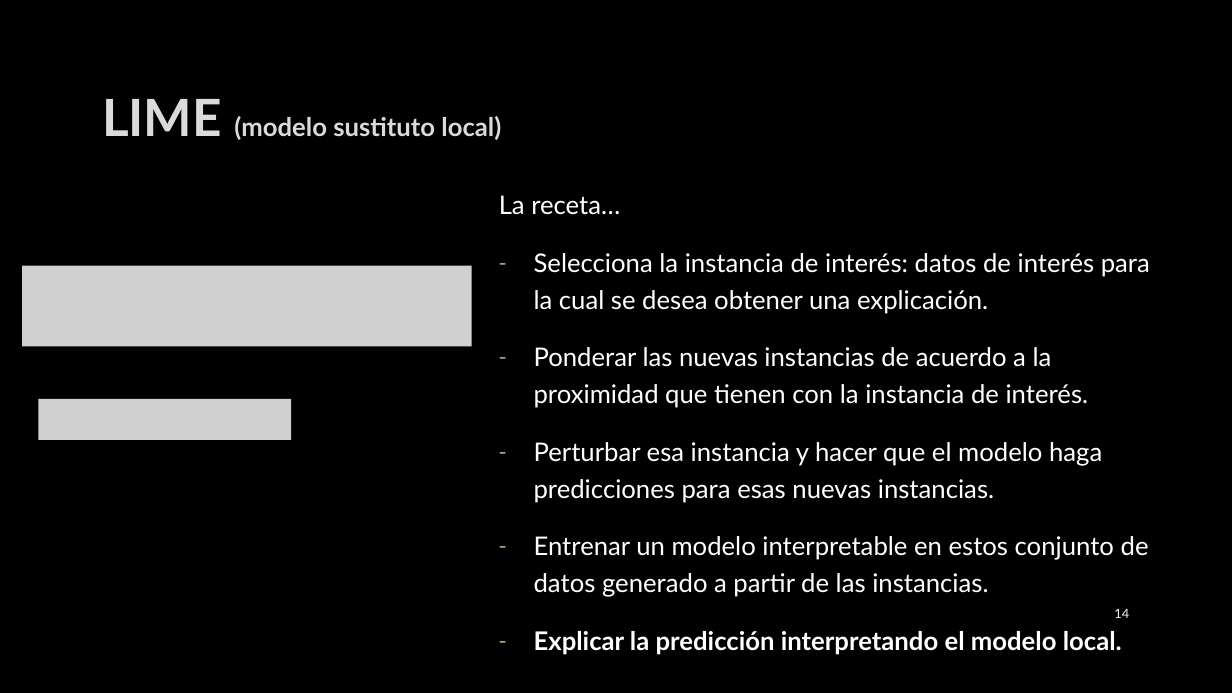
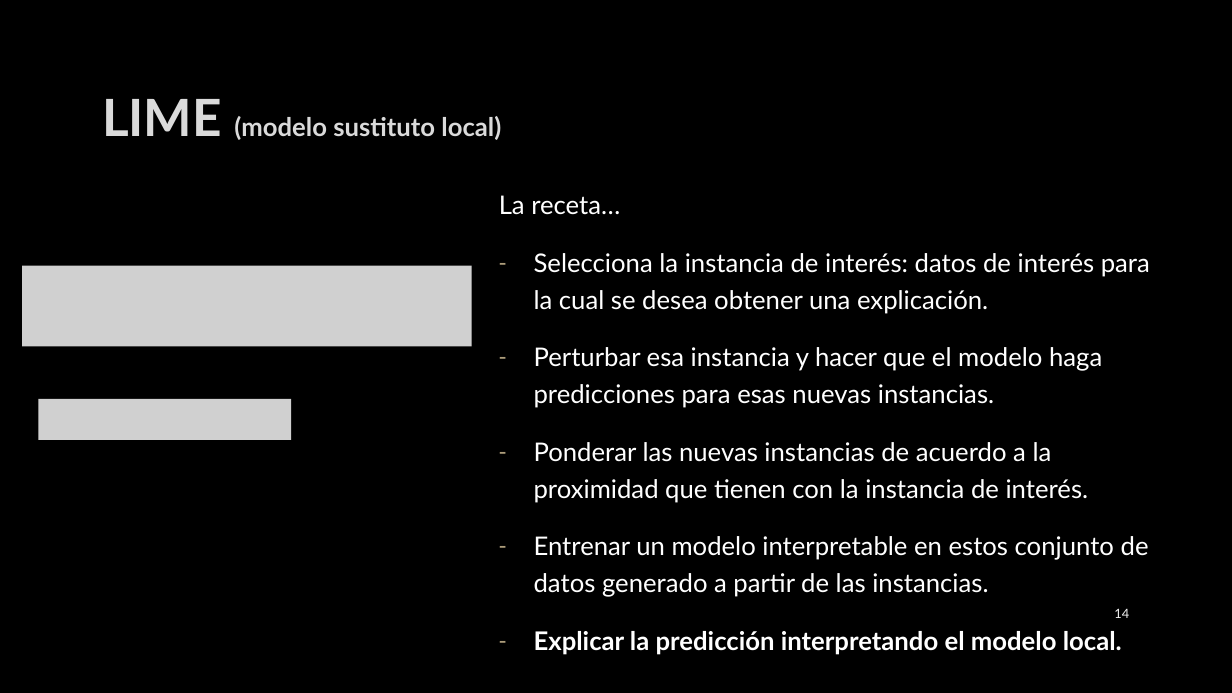
Before and after one commit to dhdzmota/explaining_ml_ironhack, a slide deck: slide 14 of explicando_ml/Explicando modelos de Aprendizaje Automático.pptx. Drawn at 1232x693 pixels with LibreOffice and Linux fonts; fonts in the diff are those of the drawing; grey boxes stand for pictures; background and template pictures are left out. Boxes give left, top, right and bottom in pixels: in the first picture for what was removed or moved away, otherwise in the second. Text is boxed around its words. In the diff, an @@ line names an element or a change of style, - is before the commit and + after.

Commit message:
Minor changes in presentation (updated).

```diff
--- a/explicando_ml/Explicando modelos de Aprendizaje Automático.pptx
+++ b/explicando_ml/Explicando modelos de Aprendizaje Automático.pptx
@@ text at [534, 347, 1102, 408]: paragraph added @@
+– Perturbar esa instancia y hacer que el modelo haga predicciones para esas nuevas instancias.
@@ text at [534, 442, 1102, 503]: paragraph removed @@
-– Perturbar esa instancia y hacer que el modelo haga predicciones para esas nuevas instancias.
```
Also in this commit, not shown: 2 other slides changed, 1 other file.
